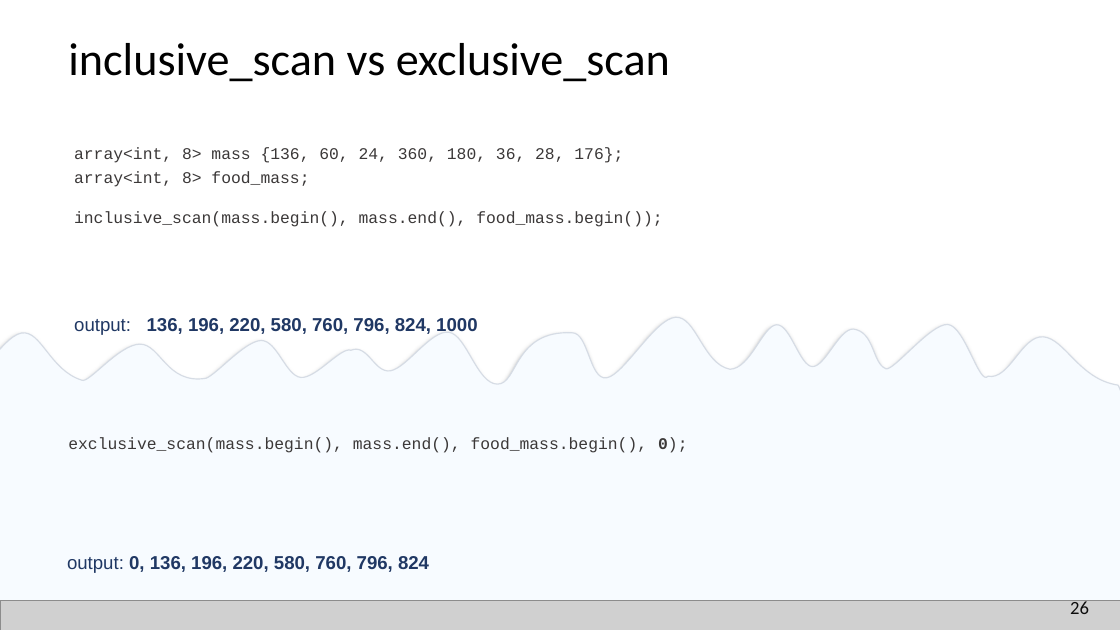
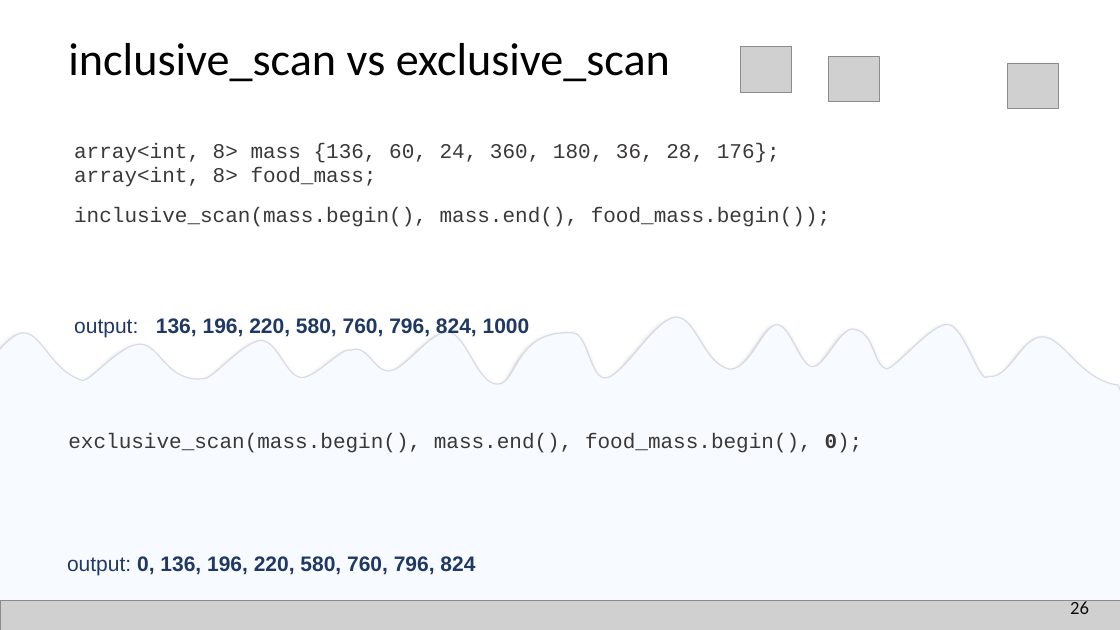
Before and after one commit to EmptySquareBubble/StoriesFromAParallelUniverse-, a slide deck: slide 27 of stories_from_a_paralel_universe.pptx. Drawn at 1120x630 pixels with LibreOffice and Linux fonts; fonts in the diff are those of the drawing; grey boxes stand for pictures. Boxes give left, top, right and bottom in pixels: in the first picture for what was removed or moved away, otherwise in the second. Text is boxed around its words. In the diff, an @@ line names an element or a change of style, - is before the commit and + after.

```diff
--- a/stories_from_a_paralel_universe.pptx
+++ b/stories_from_a_paralel_universe.pptx
@@ picture added at (741,47,792,93) @@
@@ picture added at (828,56,880,103) @@
@@ picture added at (1008,63,1060,109) @@
@@ size 14 to 18 pt in 3 elements at (74,143,780,187), (68,433,863,453), (74,207,830,227) @@
@@ text "output: 136, 196, 220, 580, ..." at (74,318,530,338): size 16 to 18 pt @@
@@ text "output: 0, 136, 196, 220, ..." at (67,556,475,576): size 16 to 18 pt @@
```
Also in this commit, not shown: 17 other slides changed.
